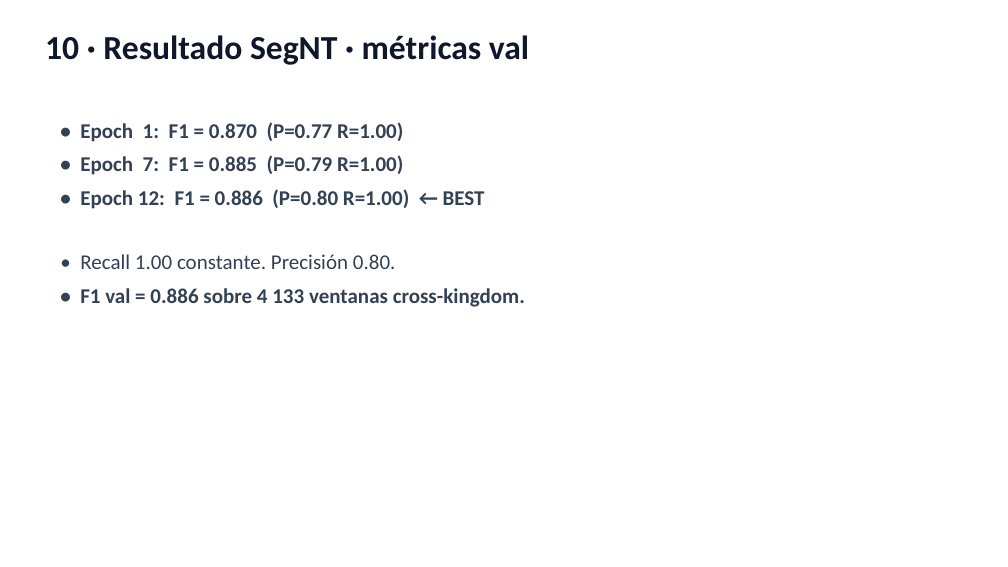
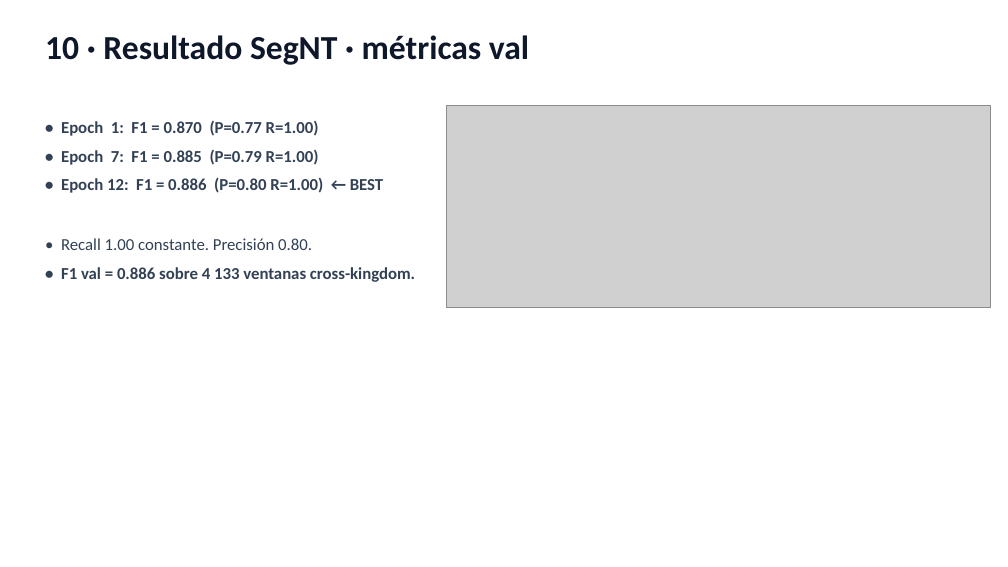
Before and after one commit to Inpactor3/Inpactor3-SegNT, a slide deck: slide 11 of docs/presentacion_final.pptx. Drawn at 1008x567 pixels with LibreOffice and Linux fonts; fonts in the diff are those of the drawing; grey boxes stand for pictures. Boxes give left, top, right and bottom in pixels: in the first picture for what was removed or moved away, otherwise in the second. Text is boxed around its words. In the diff, an @@ line names an element or a change of style, - is before the commit and + after.

```diff
--- a/docs/presentacion_final.pptx
+++ b/docs/presentacion_final.pptx
@@ text "• Epoch 1: F1 = ...": place and size @@
-text "• Epoch 1: F1 = ..." at [80, 122, 525, 307]
+text "• Epoch 1: F1 = ..." at [61, 121, 415, 282]
@@ text "• Epoch 1: F1 = ..." at [61, 121, 415, 282]: size 20 to 16 pt @@
@@ picture added at [446, 106, 991, 308] @@
```
Also in this commit, not shown: 17 other slides changed, 1 slide added, 1 slide removed, 5 other files.
